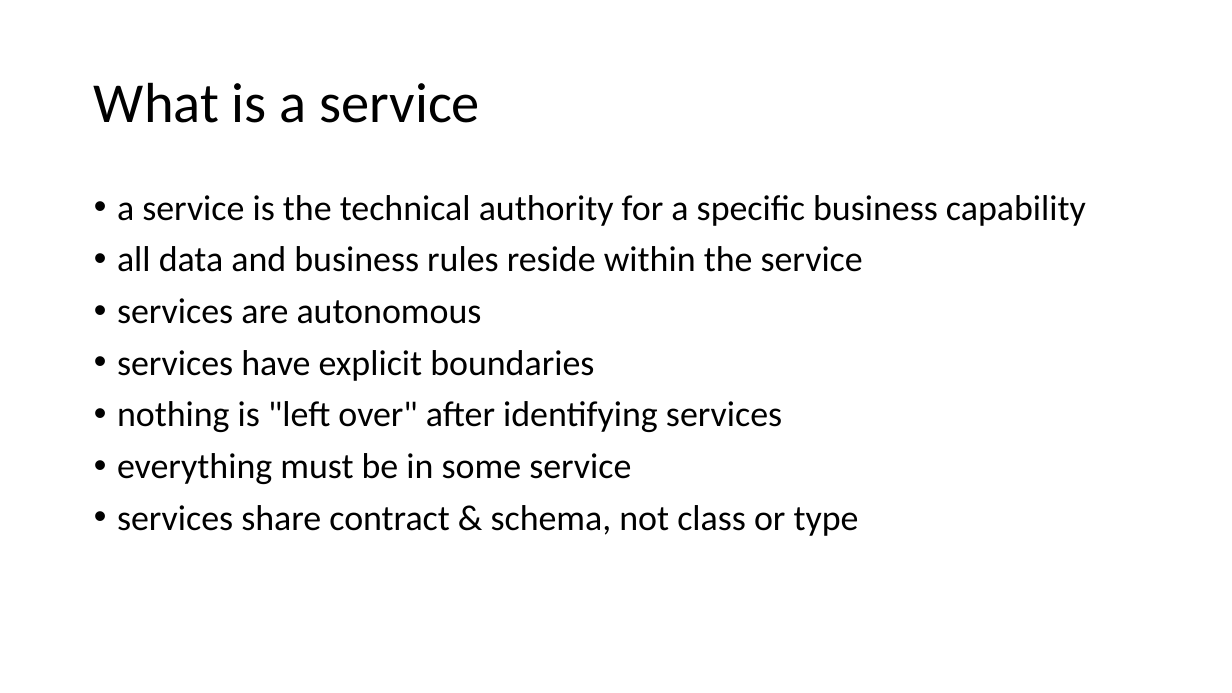
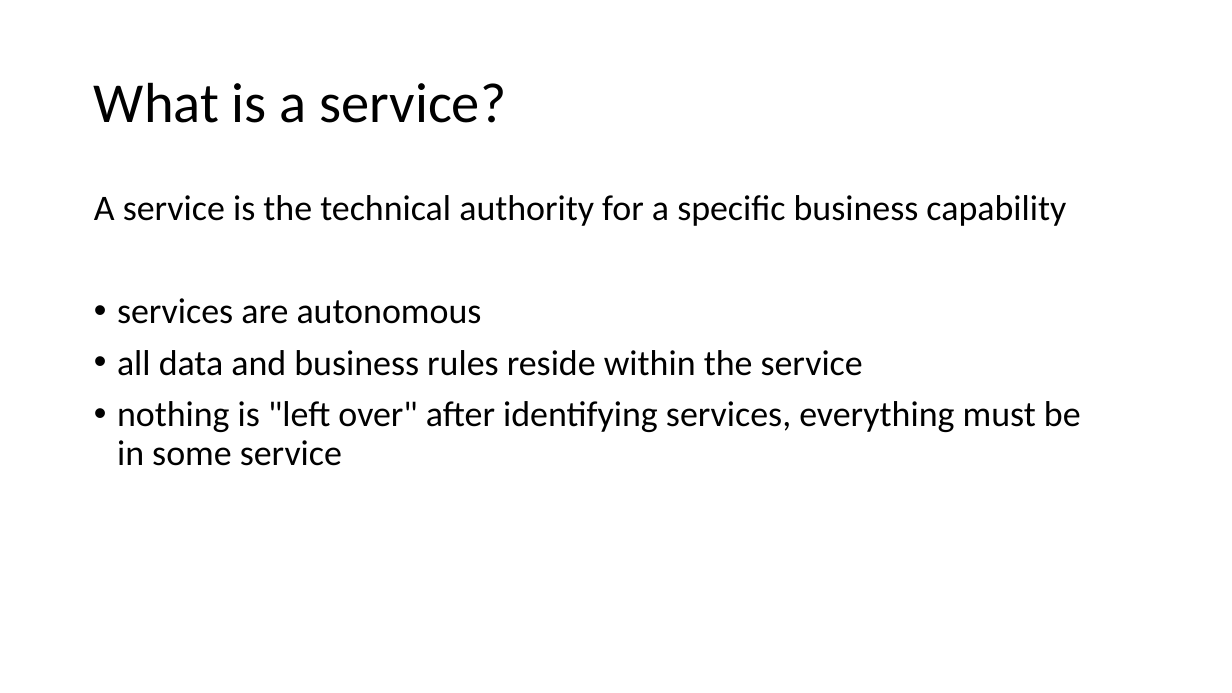
Before and after one commit to JonasSamuelsson/presentations, a slide deck: slide 4 of 2019-03-intro-to-service-oriented-distributed-systems/intro to service oriented distributed systems.pptx (slide 2 before the commit). Drawn at 1232x693 pixels with LibreOffice and Linux fonts; fonts in the diff are those of the drawing. Boxes give left, top, right and bottom in pixels: in the first picture for what was removed or moved away, otherwise in the second. Text is boxed around its words. In the diff, an @@ line names an element or a change of style, - is before the commit and + after.

Commit message:
updated presentation

```diff
--- a/2019-03-intro-to-service-oriented-distributed-systems/intro to service oriented distributed systems.pptx
+++ b/2019-03-intro-to-service-oriented-distributed-systems/intro to service oriented distributed systems.pptx
@@ title at (94,82,506,123): text changed @@
-What is a service
+What is a service?
@@ text at (94,195,1066,324): text changed @@
-• a service is the technical authority for a specific business capability
+A service is the technical authority for a specific business capability
+• services are autonomous
@@ text at (117,401,1081,466): text changed @@
-• services are autonomous
-• services have explicit boundaries
-• nothing is "left over" after identifying services
-• everything must be in some service
-• services share contract & schema, not class or type
+• nothing is "left over" after identifying services, everything must be in some service
```
Also in this commit, not shown: 3 other slides changed, 8 slides added, 2 slides removed.
